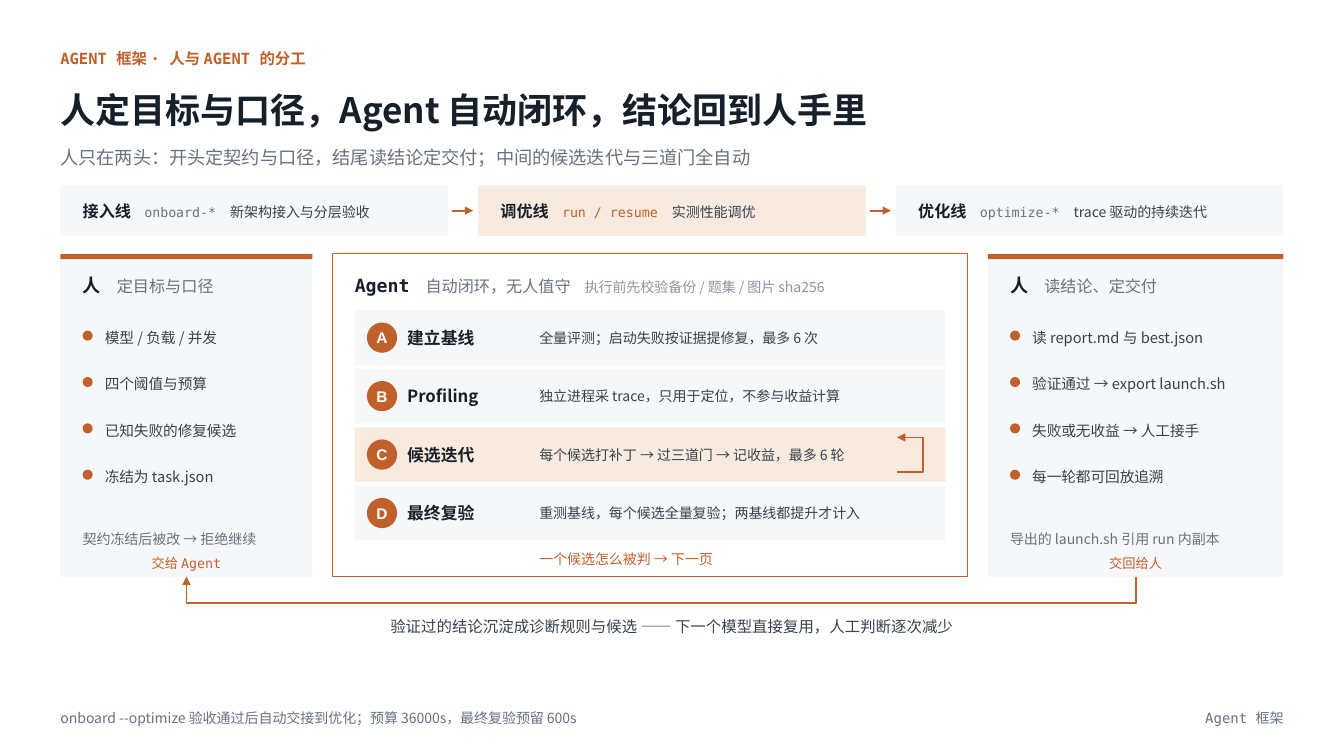
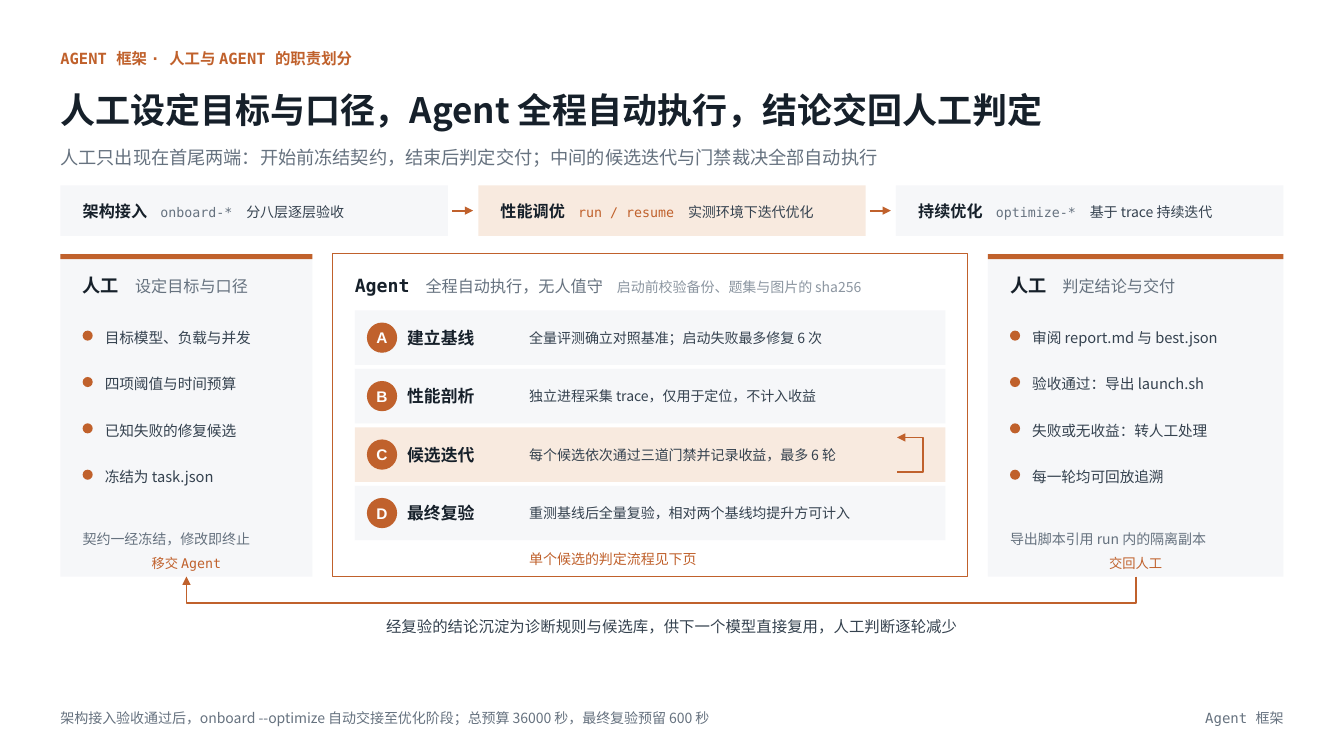
Before and after one commit to learning-sketch/sglang-maestro, a slide deck: slide 1 of slides/m100_model_agent.pptx. Drawn at 1344x756 pixels with LibreOffice and Linux fonts; fonts in the diff are those of the drawing. Boxes give left, top, right and bottom in pixels: in the first picture for what was removed or moved away, otherwise in the second. Text is boxed around its words. In the diff, an @@ line names an element or a change of style, - is before the commit and + after.

```diff
--- a/slides/m100_model_agent.pptx
+++ b/slides/m100_model_agent.pptx
@@ text at box(60, 51, 352, 66): text changed @@
-AGENT 框架 · 人与 AGENT 的分工
+AGENT 框架 · 人工与 AGENT 的职责划分
@@ text at box(60, 93, 1042, 132): text changed @@
-人定目标与口径，Agent 自动闭环，结论回到人手里
+人工设定目标与口径，Agent 全程自动执行，结论交回人工判定
@@ text at box(60, 148, 877, 167): text changed @@
-人只在两头：开头定契约与口径，结尾读结论定交付；中间的候选迭代与三道门全自动
+人工只出现在首尾两端：开始前冻结契约，结束后判定交付；中间的候选迭代与门禁裁决全部自动执行
@@ text at box(83, 203, 344, 219): text changed; size 10 to 9.5 pt; text colour #35424F to #66727F @@
-接入线 onboard-* 新架构接入与分层验收
+架构接入 onboard-* 分八层逐层验收
@@ text at box(500, 203, 814, 219): text changed; font DejaVu Sans Mono to Noto Sans CJK SC @@
-调优线 run / resume 实测性能调优
+性能调优 run / resume 实测环境下迭代优化
@@ text at box(918, 203, 1213, 220): text changed @@
-优化线 optimize-* trace 驱动的持续迭代
+持续优化 optimize-* 基于 trace 持续迭代
@@ text at box(83, 276, 248, 294): text changed @@
-人 定目标与口径
+人工 设定目标与口径
@@ text at box(355, 278, 861, 296): text changed @@
-Agent 自动闭环，无人值守 执行前先校验备份 / 题集 / 图片 sha256
+Agent 全程自动执行，无人值守 启动前校验备份、题集与图片的 sha256
@@ text at box(1010, 276, 1175, 294): text changed @@
-人 读结论、定交付
+人工 判定结论与交付
@@ text at box(105, 330, 251, 344): text changed @@
-模型 / 负载 / 并发
+目标模型、负载与并发
@@ text at box(529, 331, 822, 345): text changed @@
-全量评测；启动失败按证据提修复，最多 6 次
+全量评测确立对照基准；启动失败最多修复 6 次
@@ text at box(1032, 330, 1217, 347): text changed @@
-读 report.md 与 best.json
+审阅 report.md 与 best.json
@@ text at box(105, 376, 236, 390): text changed @@
-四个阈值与预算
+四项阈值与时间预算
@@ text at box(407, 387, 474, 404): text changed @@
-Profiling
+性能剖析
@@ text at box(529, 389, 816, 403): text changed @@
-独立进程采 trace，只用于定位，不参与收益计算
+独立进程采集 trace，仅用于定位，不计入收益
@@ text at box(1032, 376, 1204, 390): text changed @@
-验证通过 → export launch.sh
+验收通过：导出 launch.sh
@@ text at box(529, 448, 836, 462): text changed @@
-每个候选打补丁 → 过三道门 → 记收益，最多 6 轮
+每个候选依次通过三道门禁并记录收益，最多 6 轮
@@ text at box(1032, 423, 1207, 437): text changed @@
-失败或无收益 → 人工接手
+失败或无收益：转人工处理
@@ text at box(1032, 469, 1163, 483): text changed @@
-每一轮都可回放追溯
+每一轮均可回放追溯
@@ text at box(529, 506, 850, 519): text changed @@
-重测基线，每个候选全量复验；两基线都提升才计入
+重测基线后全量复验，相对两个基线均提升方可计入
@@ text at box(83, 532, 251, 545): text changed @@
-契约冻结后被改 → 拒绝继续
+契约一经冻结，修改即终止
@@ text at box(1010, 532, 1206, 545): text changed @@
-导出的 launch.sh 引用 run 内副本
+导出脚本引用 run 内的隔离副本
@@ text at box(152, 557, 221, 571): text changed @@
-交给 Agent
+移交 Agent
@@ text at box(529, 552, 697, 565): text changed @@
-一个候选怎么被判 → 下一页
+单个候选的判定流程见下页
@@ text at box(1109, 557, 1162, 569): text changed @@
-交回给人
+交回人工
@@ text at box(386, 619, 957, 634): text changed @@
-验证过的结论沉淀成诊断规则与候选 —— 下一个模型直接复用，人工判断逐次减少
+经复验的结论沉淀为诊断规则与候选库，供下一个模型直接复用，人工判断逐轮减少
@@ text at box(60, 711, 709, 726): text changed @@
-onboard --optimize 验收通过后自动交接到优化；预算 36000s，最终复验预留 600s
+架构接入验收通过后，onboard --optimize 自动交接至优化阶段；总预算 36000 秒，最终复验预留 600 秒
```
Also in this commit, not shown: 1 other slide changed.
